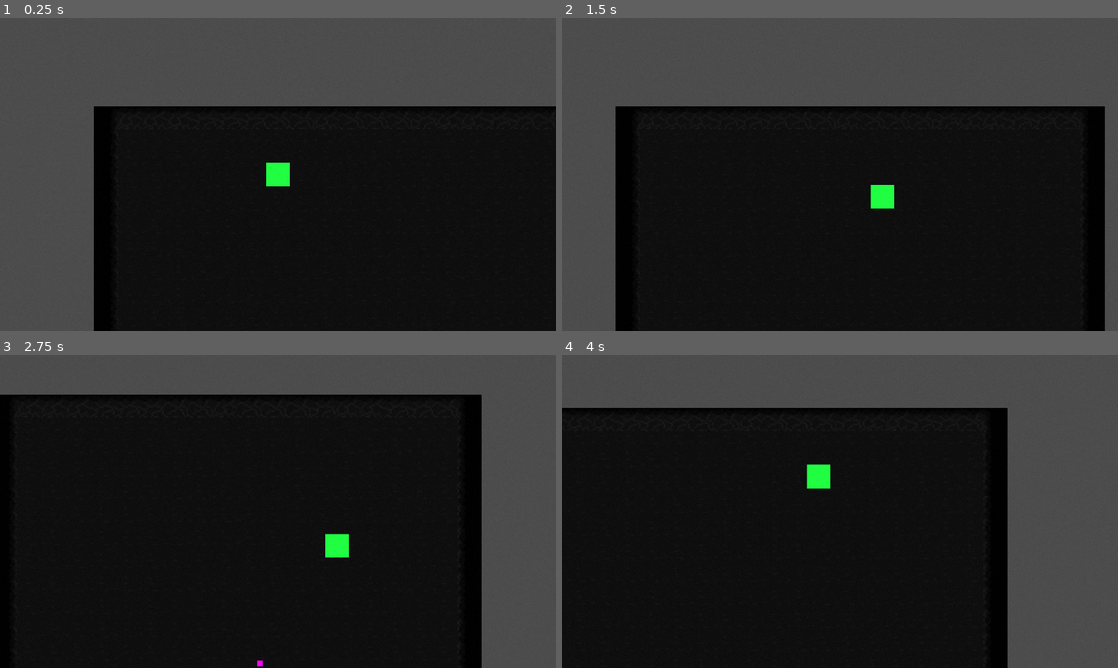
Above: before the commit, frames 1-4 (two rows, left to right).
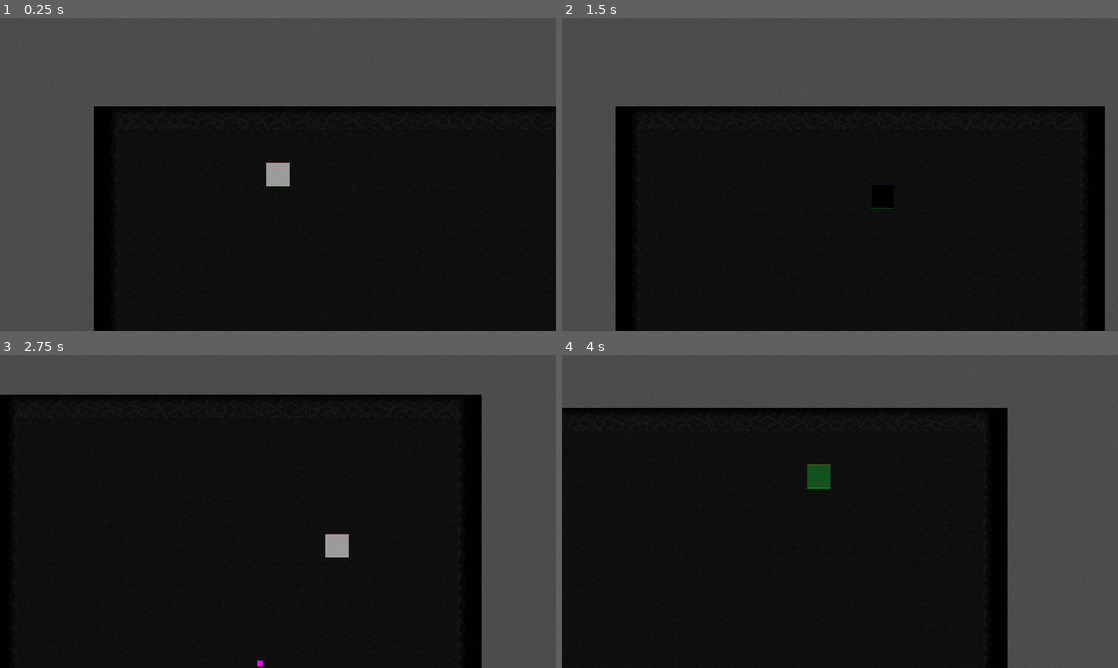
Above: after the commit, the same moments.

Repository: Turkeytray/GodotJam74
Game: Godot game, scene res://Scenes/main.tscn
Same seed, same stepped clock (60 frames per second), same inputs: the game is played once before the commit and once after it.
Inputs:
- Up to frame 1 (0.25 s): no input
- Up to frame 2 (1.5 s): tap Enter at 0.5 s; hold Right (ui_right) 0.53-1.28 s; hold E 0.53-1.28 s; hold Down (ui_down) from 1.28 s (still down); tap E at 1.35 s
- Up to frame 3 (2.75 s): release Down (ui_down) at 2.03 s; hold Right (ui_right) from 2.03 s (still down); hold E from 2.03 s (still down)
- Up to frame 4 (4 s): release Right (ui_right) at 2.78 s; release E at 2.78 s; hold Up (ui_up) 2.78-3.53 s; tap E at 2.85 s; hold Left (ui_left) from 3.53 s (still down); hold E from 3.53 s (still down)

The runs differ from the first frame. In frame 1, 0.3% of the frame differs, in the area x 47-53%, y 46-54%; in frame 2, 0.3%; in frame 3, 0.3%; in frame 4, 0.3%, in the area x 44-49%, y 34-43%.

Commit message:
got basic lift stuff done

Diff:
--- a/Scenes/Player.tscn
+++ b/Scenes/Player.tscn
@@ -1,7 +1,8 @@
-[gd_scene load_steps=5 format=3 uid="uid://bfd3j5n1x1owq"]
+[gd_scene load_steps=17 format=3 uid="uid://bfd3j5n1x1owq"]
 
 [ext_resource type="Script" path="res://Scripts/player.gd" id="1_asiiv"]
 [ext_resource type="Shader" path="res://Shaders/Screen.gdshader" id="2_gxxm8"]
+[ext_resource type="Texture2D" uid="uid://dmoitv6xm8pv5" path="res://Textures/World/pixil-frame-0.png" id="3_1p6mj"]
 
 [sub_resource type="RectangleShape2D" id="RectangleShape2D_c3ai8"]
 size = Vector2(64, 64)
@@ -12,6 +13,84 @@
 shader_parameter/grain_size = 0.4
 shader_parameter/animate = true
 shader_parameter/on = true
+
+[sub_resource type="AtlasTexture" id="AtlasTexture_2ce8i"]
+atlas = ExtResource("3_1p6mj")
+region = Rect2(0, 16, 16, 16)
+
+[sub_resource type="AtlasTexture" id="AtlasTexture_3ci3f"]
+atlas = ExtResource("3_1p6mj")
+region = Rect2(0, 0, 16, 16)
+
+[sub_resource type="AtlasTexture" id="AtlasTexture_iicfp"]
+atlas = ExtResource("3_1p6mj")
+region = Rect2(16, 0, 16, 16)
+
+[sub_resource type="AtlasTexture" id="AtlasTexture_11gnh"]
+atlas = ExtResource("3_1p6mj")
+region = Rect2(16, 16, 16, 16)
+
+[sub_resource type="AtlasTexture" id="AtlasTexture_6ya64"]
+atlas = ExtResource("3_1p6mj")
+region = Rect2(32, 16, 16, 16)
+
+[sub_resource type="AtlasTexture" id="AtlasTexture_lcbte"]
+atlas = ExtResource("3_1p6mj")
+region = Rect2(32, 0, 16, 16)
+
+[sub_resource type="AtlasTexture" id="AtlasTexture_udlkd"]
+atlas = ExtResource("3_1p6mj")
+region = Rect2(48, 0, 16, 16)
+
+[sub_resource type="AtlasTexture" id="AtlasTexture_aaeo3"]
+atlas = ExtResource("3_1p6mj")
+region = Rect2(48, 16, 16, 16)
+
+[sub_resource type="AtlasTexture" id="AtlasTexture_4u417"]
+atlas = ExtResource("3_1p6mj")
+region = Rect2(64, 16, 16, 16)
+
+[sub_resource type="AtlasTexture" id="AtlasTexture_73jpd"]
+atlas = ExtResource("3_1p6mj")
+region = Rect2(64, 0, 16, 16)
+
+[sub_resource type="SpriteFrames" id="SpriteFrames_3tf4m"]
+animations = [{
+"frames": [{
+"duration": 1.0,
+"texture": SubResource("AtlasTexture_2ce8i")
+}, {
+"duration": 1.0,
+"texture": SubResource("AtlasTexture_3ci3f")
+}, {
+"duration": 1.0,
+"texture": SubResource("AtlasTexture_iicfp")
+}, {
+"duration": 1.0,
+"texture": SubResource("AtlasTexture_11gnh")
+}, {
+"duration": 1.0,
+"texture": SubResource("AtlasTexture_6ya64")
+}, {
+"duration": 1.0,
+"texture": SubResource("AtlasTexture_lcbte")
+}, {
+"duration": 1.0,
+"texture": SubResource("AtlasTexture_udlkd")
+}, {
+"duration": 1.0,
+"texture": SubResource("AtlasTexture_aaeo3")
+}, {
+"duration": 1.0,
+"texture": SubResource("AtlasTexture_4u417")
+}, {
+"duration": 1.0,
+"texture": SubResource("AtlasTexture_73jpd")
+}],
+"loop": true,
+"name": &"default",
+"speed": 5.0
+}]
 
 [node name="Player" type="CharacterBody2D"]
 script = ExtResource("1_asiiv")
@@ -51,3 +130,7 @@
 grow_horizontal = 2
 grow_vertical = 2
 color = Color(0.129412, 1, 0.258824, 1)
+
+[node name="PlayerSprite" type="AnimatedSprite2D" parent="."]
+scale = Vector2(4, 4)
+sprite_frames = SubResource("SpriteFrames_3tf4m")
--- a/Scenes/main.tscn
+++ b/Scenes/main.tscn
@@ -1,8 +1,9 @@
-[gd_scene load_steps=4 format=4 uid="uid://cqga25khhcm73"]
+[gd_scene load_steps=5 format=4 uid="uid://cqga25khhcm73"]
 
 [ext_resource type="TileSet" uid="uid://cn1ixgdoirx55" path="res://Resources/world_textures.tres" id="1_0rrrd"]
 [ext_resource type="PackedScene" uid="uid://bfd3j5n1x1owq" path="res://Scenes/Player.tscn" id="1_ba4gk"]
 [ext_resource type="PackedScene" uid="uid://d10cfrp2paw0k" path="res://Scenes/Note.tscn" id="3_2bl5v"]
+[ext_resource type="PackedScene" uid="uid://bbbpepggrsnxv" path="res://Scenes/Lift.tscn" id="4_41n70"]
 
 [node name="Node2D" type="Node2D"]
 
@@ -48,3 +49,9 @@
 text = "[center]null"
 scroll_active = false
 metadata/_edit_use_anchors_ = true
+
+[node name="Lift" parent="." instance=ExtResource("4_41n70")]
+position = Vector2(770, 159)
+
+[connection signal="returnPieces" from="Player" to="Lift" method="_on_player_return_pieces"]
+[connection signal="place" from="Lift" to="Player" method="_on_lift_place"]
--- a/Scripts/player.gd
+++ b/Scripts/player.gd
@@ -1,13 +1,26 @@
 extends CharacterBody2D
 
-var speed = 300
+var speed := 300
+var collectedPieces := 5
+
+signal returnPieces
 
 func _ready() -> void:
 	pass
 
-func _process(delta: float) -> void:
-	#$Camera/CanvasLayer/ColorRect.get_material().set_shader_parameter("offset", sanity)
+func _process(_delta: float) -> void:
+	if Input.get_vector("ui_left", "ui_right", "ui_up", "ui_down"):
+		$PlayerSprite.play()
+	else:
+		$PlayerSprite.stop()
+
 	var direction = Input.get_vector("ui_left", "ui_right", "ui_up", "ui_down")
 	velocity = speed * direction
 
 	move_and_slide()
+
+func _on_lift_place():
+	if collectedPieces < 0:
+		return
+	returnPieces.emit(collectedPieces)
+	collectedPieces = 0
